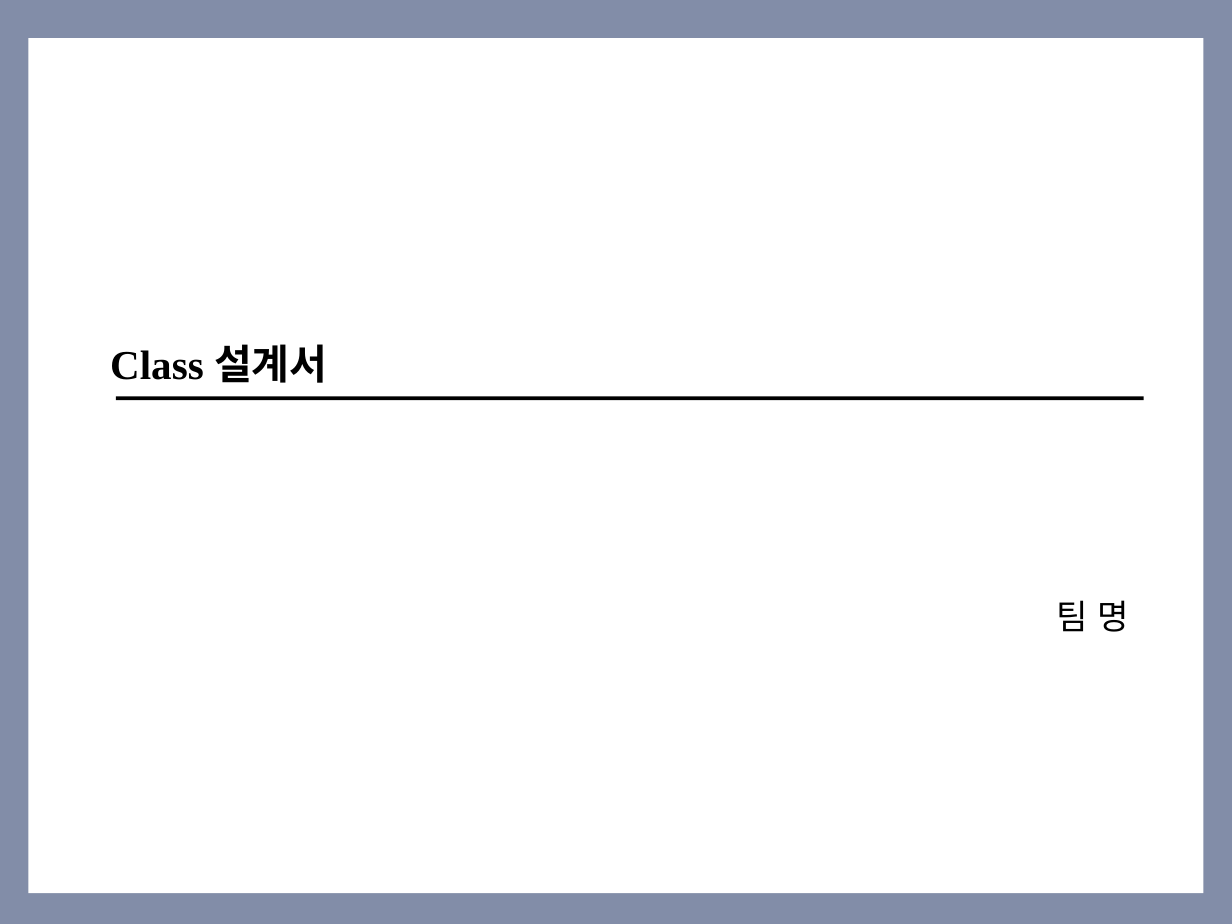
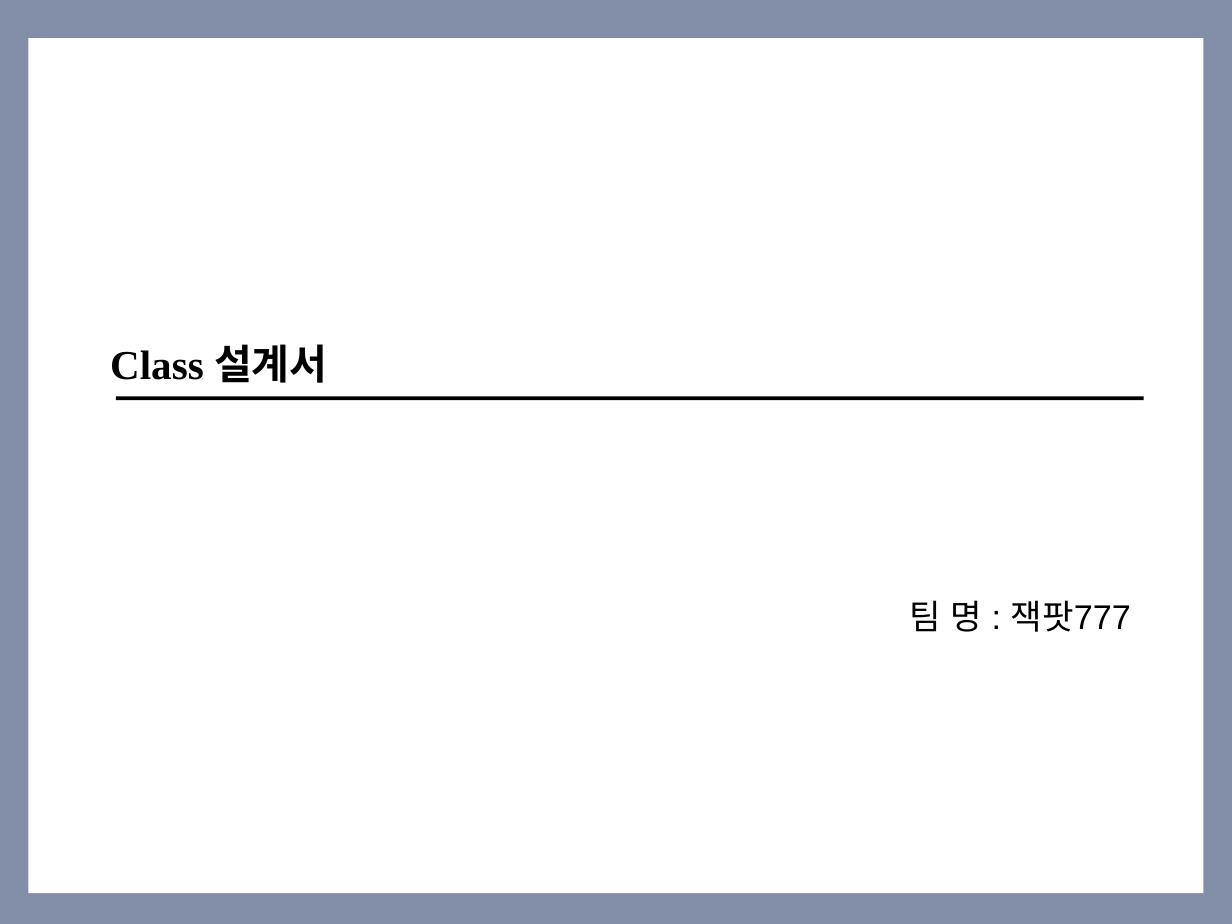
Before and after one commit to choign3123/SE_7, a slide deck: slide 1 of 클래스_다이어그램/Class Design.pptx. Drawn at 1232x924 pixels with LibreOffice and Linux fonts; fonts in the diff are those of the drawing. Boxes give left, top, right and bottom in pixels: in the first picture for what was removed or moved away, otherwise in the second. Text is boxed around its words. In the diff, an @@ line names an element or a change of style, - is before the commit and + after.

```diff
--- a/클래스_다이어그램/Class Design.pptx
+++ b/클래스_다이어그램/Class Design.pptx
@@ text at <box>909,600,1131,632</box>: text changed @@
-팀 명
+팀 명 : 잭팟777
```
Also in this commit, not shown: 1 other slide changed, 4 slides added.
